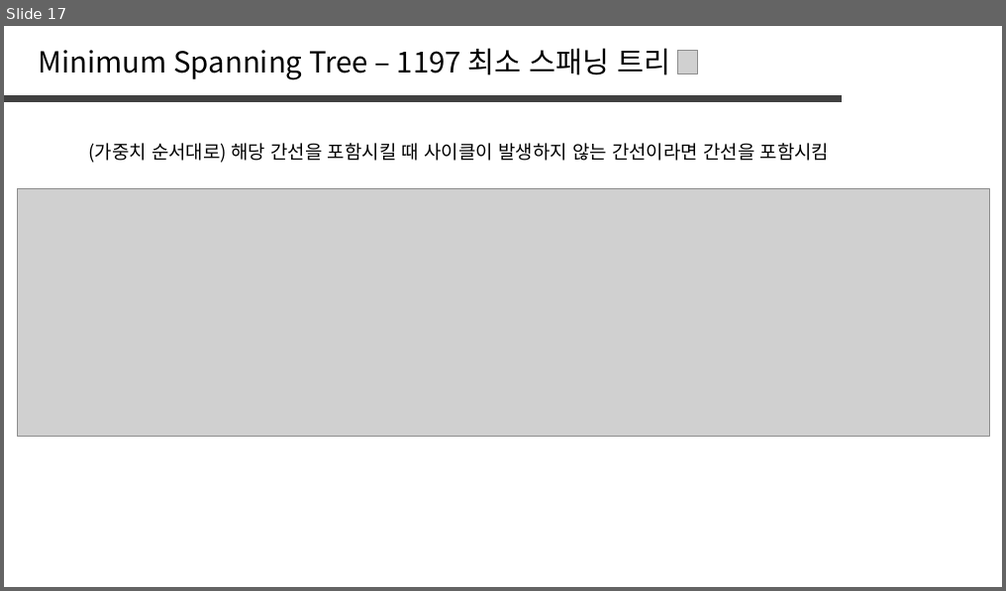
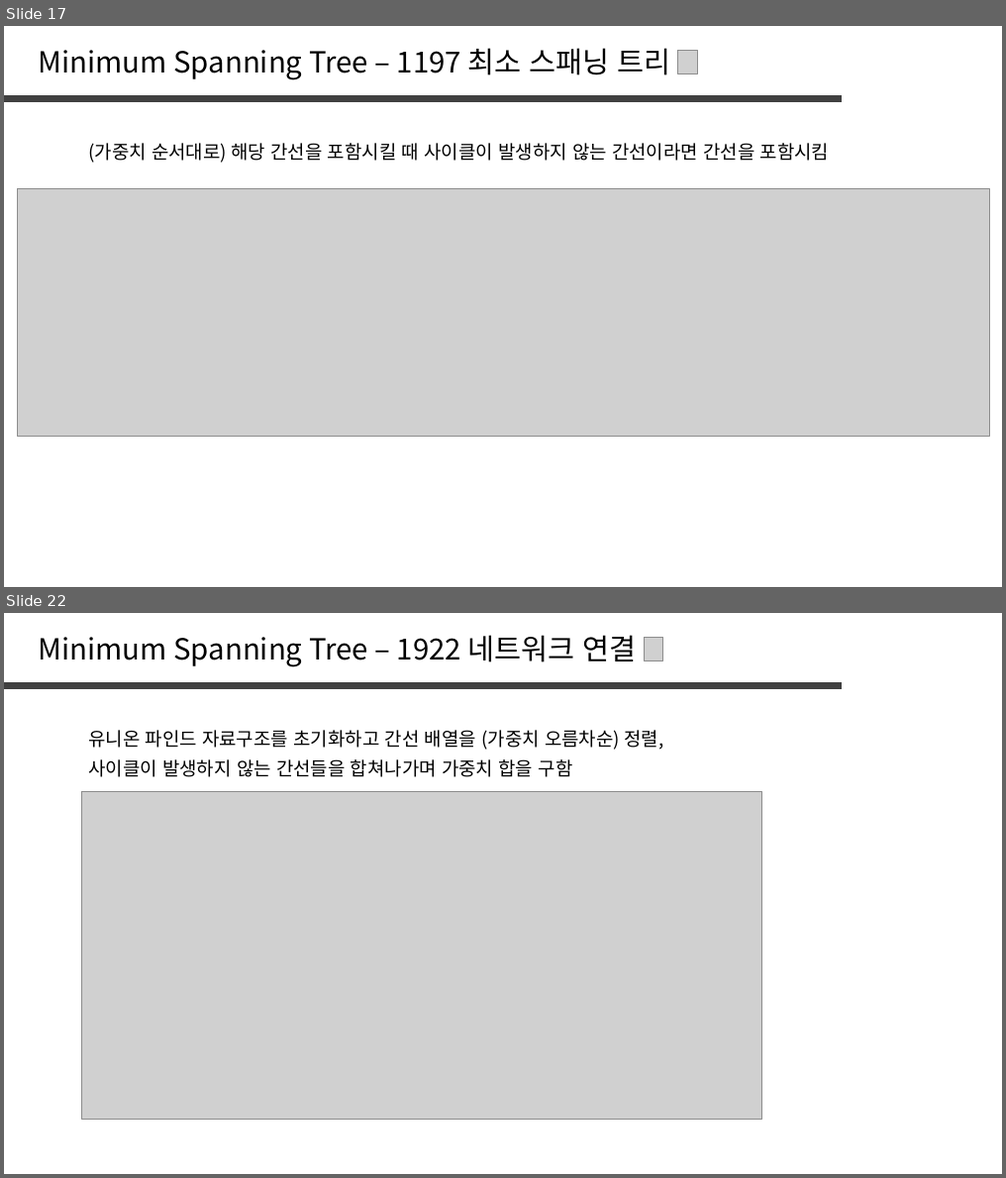
Before and after one commit to jaehoo1/PS-study, a slide deck: study/14_Minimum Spanning Tree, Kruskal.pptx. Shown one above the other, each under a label of ours: slide 17 before the commit, slides 17 and 22 after it; the slides between them are not shown. The pictures are 1006x591 and 1006x1178 pixels, drawn with LibreOffice and Linux fonts; fonts in the diff are those of the drawing; grey boxes stand for pictures. Boxes give left, top, right and bottom in pixels: in the first picture for what was removed or moved away, otherwise in the second. Text is boxed around its words. In the diff, an @@ line names an element or a change of style, - is before the commit and + after.

```diff
--- a/study/14_Minimum Spanning Tree, Kruskal.pptx
+++ b/study/14_Minimum Spanning Tree, Kruskal.pptx
@@ slide 22 added at [4, 613, 1002, 1174], background #FFFFFF @@
@@ text added at [39, 635, 637, 667], 28 pt, text #000000 @@
+Minimum Spanning Tree – 1922 네트워크 연결
@@ picture added at [645, 637, 663, 661] @@
@@ line added from (4, 685) to (843, 685), #404040 6 pt @@
@@ text added at [88, 730, 663, 750], 18 pt, text #000000 @@
+유니온 파인드 자료구조를 초기화하고 간선 배열을 (가중치 오름차순) 정렬,
@@ text added at [88, 760, 573, 777], 18 pt, text #000000 @@
+사이클이 발생하지 않는 간선들을 합쳐나가며 가중치 합을 구함
@@ picture added at [81, 792, 761, 1119] @@
```
Also in this commit, not shown: 4 slides changed, 3 other slides added.
